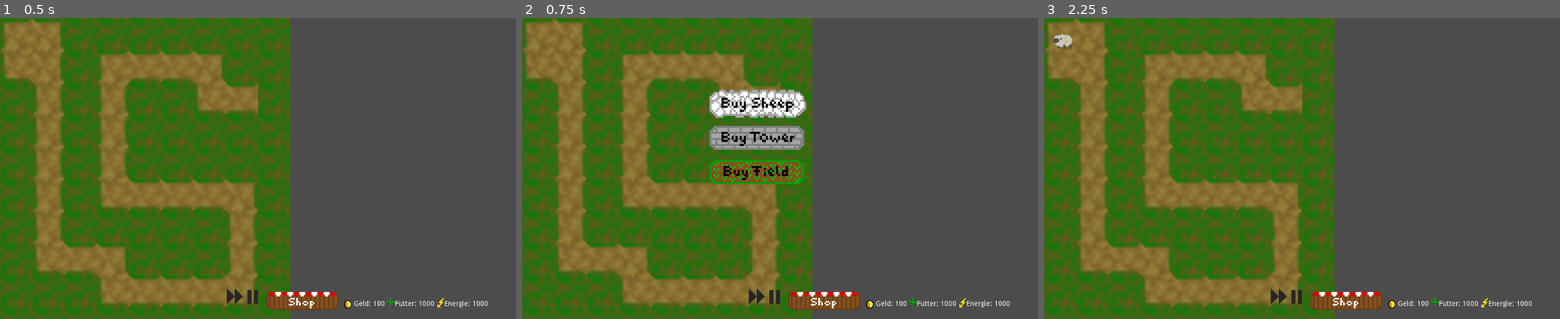
Above: before the commit, frames 1-3 (left to right).
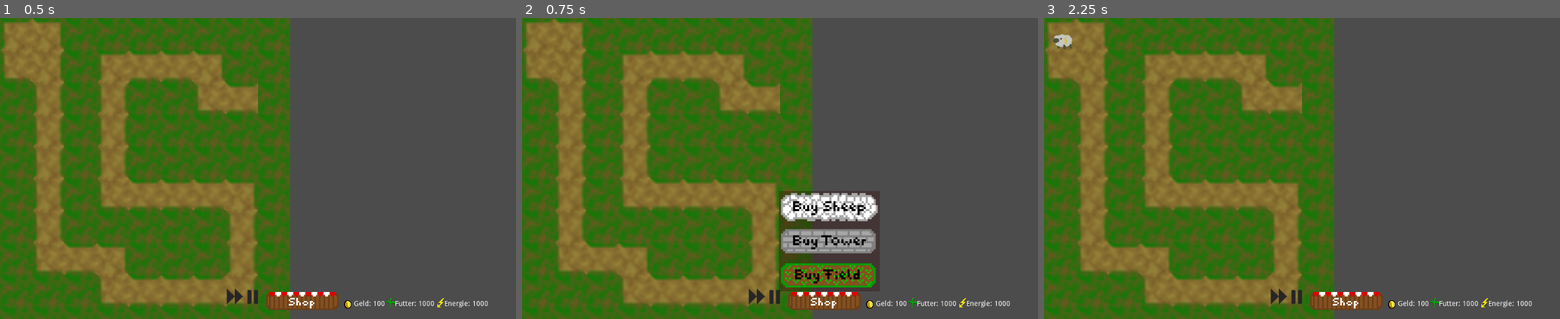
Above: after the commit, the same moments.

Repository: winnerbyhabit/bifigamejamWS19
Game: Godot game, scene res://Game.tscn
Two runs of this game, one before a commit and one after it. Both use one fixed random seed, a clock stepped at 60 frames per second and the inputs below. Sound files missing from this copy of the repository are replaced by a short silence.
Inputs (mouse positions are in pixels of both pictures, inside the frame that each line leads up to; where the layout moved, square brackets give the same spot in the first picture):
- Up to frame 1 (0.5 s): no input
- Up to frame 2 (0.75 s): click (826, 303) at 0.5 s
- Up to frame 3 (2.25 s): click (1353, 207) [1358, 105] at 1.25 s; click (1281, 303) at 2 s

Frame 1 is identical in both runs. In frame 2, 9.6% of the frame differs, in the area x 36-69%, y 23-91%; in frame 3, nothing differs.

Commit message:
menu background

Diff:
--- a/project/GUI.gd
+++ b/project/GUI.gd
@@ -2,6 +2,10 @@
 
 signal add_tower
 signal next_wave
+signal buy_sheep
+signal buy_field
+
+
 # Called when the node enters the scene tree for the first time.
 func _ready():
 	pass # Replace with function body.
@@ -28,3 +32,10 @@
 
 func _on_FastForward_pressed():
 	emit_signal("next_wave")
+
+
+func _on_Shopping_add_sheep():
+	emit_signal("buy_sheep")
+
+func _on_Shopping_add_field():
+	emit_signal("buy_field")
--- a/project/GUI.tscn
+++ b/project/GUI.tscn
@@ -126,4 +126,6 @@
 text = "1000"
 [connection signal="pressed" from="HBoxContainer/FastForward" to="." method="_on_FastForward_pressed"]
 [connection signal="pressed" from="HBoxContainer/Pause" to="." method="toggle_pause"]
+[connection signal="add_field" from="HBoxContainer/Shopping" to="." method="_on_Shopping_add_field"]
+[connection signal="add_sheep" from="HBoxContainer/Shopping" to="." method="_on_Shopping_add_sheep"]
 [connection signal="add_tower" from="HBoxContainer/Shopping" to="." method="_on_Shopping_add_tower"]
--- a/project/Game.gd
+++ b/project/Game.gd
@@ -1,6 +1,12 @@
 extends Node2D
 
 export var geld = 100
+
+export var base_costs_sheep = 50
+export var base_costs_field = 50
+export var base_costs_tower = 50
+
+export var sheeps = 1
 
 # Called when the node enters the scene tree for the first time.
 func _ready():
@@ -25,3 +31,6 @@
 func update_geld(geld_add):
 	geld += geld_add
 	get_node("GUI").set_geld(geld)
+
+func _on_GUI_buy_sheep():
+	sheeps += 1
--- a/project/Game.tscn
+++ b/project/Game.tscn
@@ -19,4 +19,5 @@
 margin_bottom = 600.0
 [connection signal="recieve_coins" from="TDGame" to="." method="update_geld"]
 [connection signal="add_tower" from="GUI" to="TDGame" method="activate_tower_placement"]
+[connection signal="buy_sheep" from="GUI" to="." method="_on_GUI_buy_sheep"]
 [connection signal="next_wave" from="GUI" to="TDGame" method="next_wave"]
--- a/project/Shopmenu/Shopping.gd
+++ b/project/Shopmenu/Shopping.gd
@@ -29,3 +29,4 @@
 
 func toggle_menu():
 	$VBoxContainer.visible = not $VBoxContainer.visible
+	$Background.visible = not $Background.visible
--- a/project/Shopmenu/Shopping.tscn
+++ b/project/Shopmenu/Shopping.tscn
@@ -1,6 +1,6 @@
 [gd_scene load_steps=6 format=2]
 
-[ext_resource path="res://assets/Button_base.png" type="Texture" id=1]
+[ext_resource path="res://assets/Shop_button.png" type="Texture" id=1]
 [ext_resource path="res://Shopmenu/Shopping.gd" type="Script" id=2]
 [ext_resource path="res://assets/Sheep_Button.png" type="Texture" id=3]
 [ext_resource path="res://assets/Tower_Button.png" type="Texture" id=4]
@@ -14,29 +14,38 @@
 texture_normal = ExtResource( 1 )
 script = ExtResource( 2 )
 
+[node name="Background" type="ColorRect" parent="."]
+visible = false
+margin_left = -12.0
+margin_top = -195.0
+margin_right = 188.0
+margin_bottom = 5.0
+color = Color( 0.192157, 0.0352941, 0.0352941, 0.345098 )
+
 [node name="VBoxContainer" type="VBoxContainer" parent="."]
 visible = false
-margin_left = -154.329
-margin_top = -544.715
-margin_right = 357.671
-margin_bottom = -56.715
+margin_left = -12.0
+margin_top = -195.0
+margin_right = 188.0
+margin_bottom = 5.0
 alignment = 1
 
 [node name="SheepButton" type="TextureButton" parent="VBoxContainer"]
-margin_right = 512.0
-margin_bottom = 160.0
+margin_top = 2.0
+margin_right = 200.0
+margin_bottom = 66.0
 texture_normal = ExtResource( 3 )
 
 [node name="TowerButton" type="TextureButton" parent="VBoxContainer"]
-margin_top = 164.0
-margin_right = 512.0
-margin_bottom = 324.0
+margin_top = 70.0
+margin_right = 200.0
+margin_bottom = 134.0
 texture_normal = ExtResource( 4 )
 
 [node name="FieldButton" type="TextureButton" parent="VBoxContainer"]
-margin_top = 328.0
-margin_right = 512.0
-margin_bottom = 488.0
+margin_top = 138.0
+margin_right = 200.0
+margin_bottom = 202.0
 texture_normal = ExtResource( 5 )
 [connection signal="pressed" from="." to="." method="toggle_menu"]
 [connection signal="pressed" from="VBoxContainer/SheepButton" to="." method="_on_SheepButton_pressed"]
